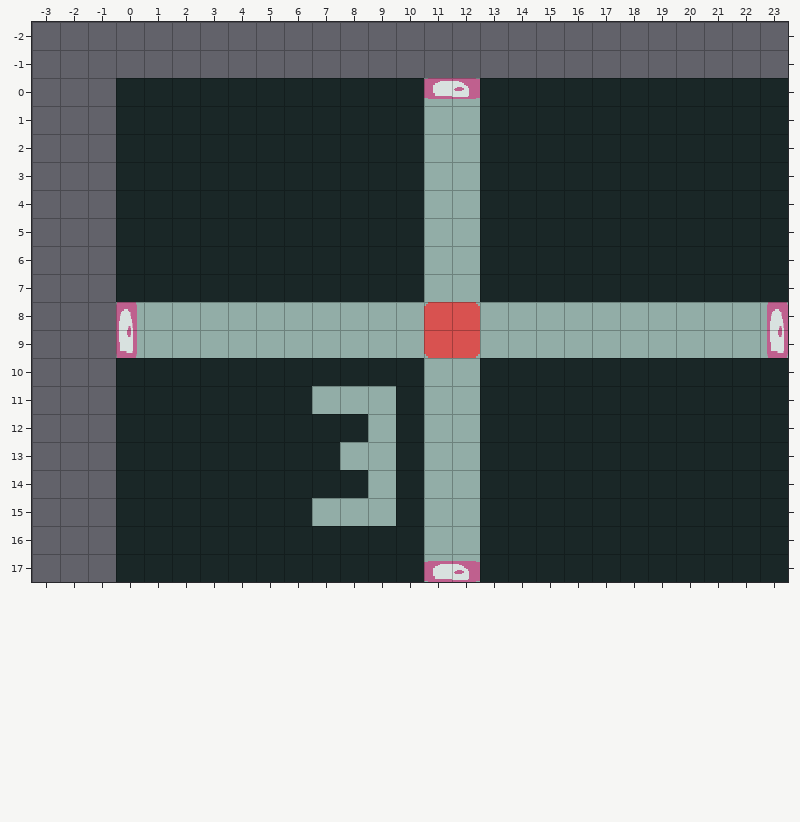
An edit to a level. Tiled map, core/assets/maps/DEPTHSQ3.tmx. The picture above was drawn from the file before the commit.
Cells are 32x32 px. Shown: x -3..23, y -2..17.
New version:
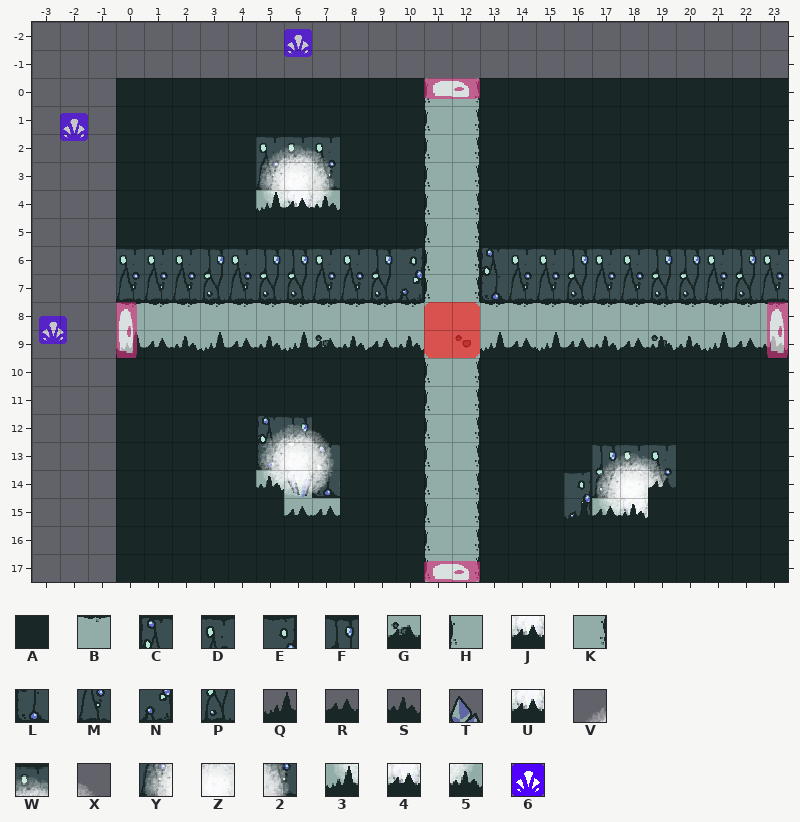
Key: from "depths": A 0, B 2, C 4, D 5, E 6, F 7, G 8, H 9, J 10, K 11, L 12, M 13, N 14, P 15, Q 24, R 25, S 26, T 36, U 44; from "light": V 32, W 33, X 34, Y 40, Z 41, 2 42, 3 48, 4 49, 5 50; from "objects": 6 4.
_ is an empty cell.
Objects are placed by their top-left corner, in cells (3,4 is the top-left corner of cell 3,4); size is 1x1 cell unless given.
See-through tiles are keyed as they look on the map.
Edits made:
Layer "FLOOR":
y 0..1: x 11..12 JJ -> HK
y 2: x 5..7 AAA -> DDD; x 11..12 JJ -> HK
y 3: x 5..7 AAA -> MMM; x 11..12 JJ -> HK
y 4: x 5..7 AAA -> JJJ; x 11..12 JJ -> HK
y 5: x 11..12 JJ -> HK
y 6: x 0..23 AAAAAAAAAAAJJAAAAAAAAAAA -> DDDFDFFDDFEHKCDDFDDFFDFD
y 7: x 0..23 AAAAAAAAAAAJJAAAAAAAAAAA -> MMMPMPPMMPNHKLMMPMMPPMPM
y 8: x 0..10 JJJJJJJJJJJ -> BBBBBBBBBBB; x 13..23 JJJJJJJJJJJ -> BBBBBBBBBBB
y 9: x 7 J -> G; x 12 J -> G; x 19 J -> G
y 10..11: x 11..12 JJ -> HK
y 12: x 5..6 AA -> CF; x 11..12 JJ -> HK
y 13: x 5..7 AAA -> LPC; x 11..12 JJ -> HK; x 17..19 AAA -> FDD
y 14: x 5..7 AAA -> JJL; x 11..12 JJ -> HK; x 16..19 AAAA -> EPMM
y 15: x 6 A -> J; x 11..12 JJ -> HK; x 16..18 AAA -> NJJ
y 16..17: x 11..12 JJ -> HK
Layer "MIDDLE":
y 3: x 6 _ -> T
y 4: x 6 _ -> U
y 14: x 6 _ -> U; x 18 _ -> T
y 15: x 18 _ -> U
Layer "ABOVE":
y 13: x 6 _ -> T
Layer "LIGHT":
y 2: x 5..7 ___ -> VWX
y 3: x 5..7 ___ -> YZ2
y 4: x 5..7 ___ -> 345
y 12: x 5..7 ___ -> VWX
y 13: x 5..7 ___ -> YZ2; x 17..19 ___ -> VWX
y 14: x 5..7 ___ -> 345; x 17..19 ___ -> YZ2
y 15: x 17..18 __ -> 34
Layer "OVERHEAD":
y 4: x 5..7 ___ -> QRS
y 9: x 0..10 ___________ -> QRSQRSQRSRS; x 13..23 ___________ -> QRQRSRSSQRS
y 11: x 7..9 ___ -> AAA
y 12: x 9 _ -> A
y 13: x 8..9 __ -> AA
y 14: x 5 _ -> S; x 9 _ -> A; x 19 _ -> R
y 15: x 6..9 ____ -> RRAA; x 16..18 ___ -> QRS
Layer "ENTITIES":
added: 6 "mote" at 6,-1.8
added: 6 "mote" at -2,1.2
added: 6 "mote" at -2.8,8.5
Where, in picture pixels (left, top, right, bottom), the same in both pictures:
added: (284, 29, 312, 57)
changed: (116, 78, 788, 582)
added: (60, 113, 88, 141)
added: (39, 316, 67, 344)
